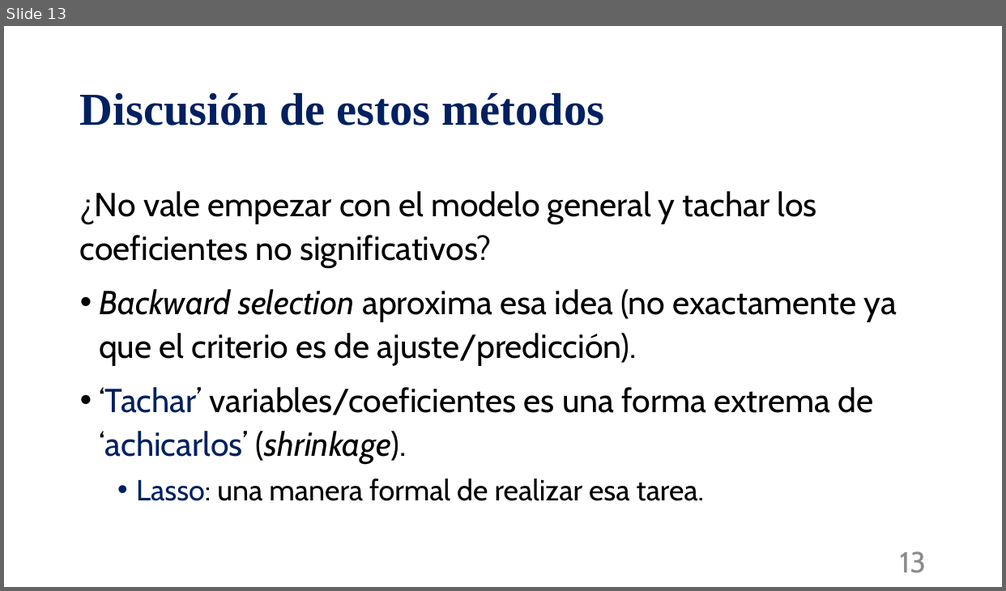
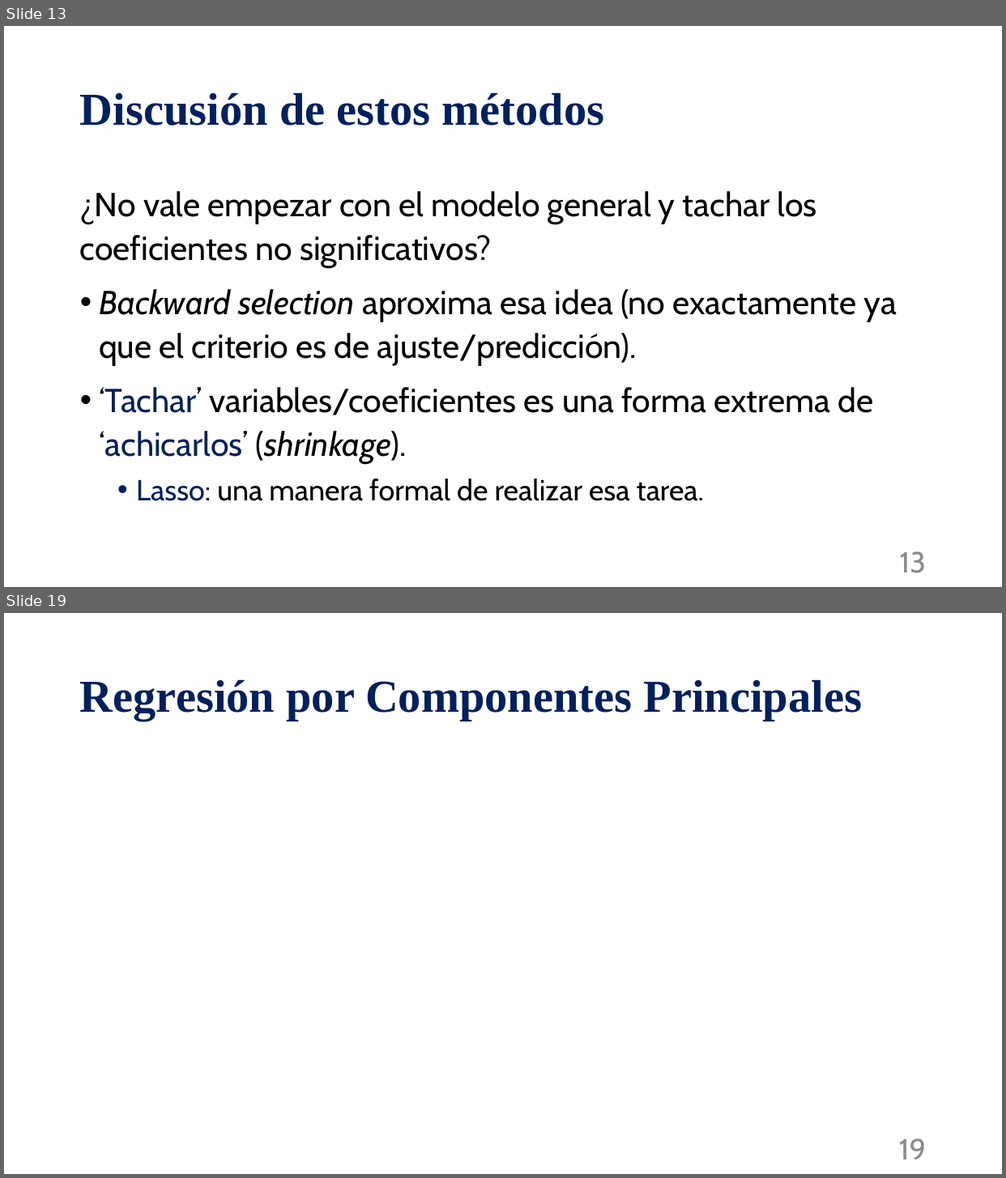
Before and after one commit to mnromero/BigData_UBA, a slide deck: Clase 09. Metodos de Regularizacion_Ridge_LASSO/C09_P2_seleccion_modelos_lineales.pptx. Shown one above the other, each under a label of ours: slide 13 before the commit, slides 13 and 19 after it; the slides between them are not shown. The pictures are 1006x591 and 1006x1178 pixels, drawn with LibreOffice and Linux fonts; fonts in the diff are those of the drawing; grey boxes stand for pictures. Boxes give left, top, right and bottom in pixels: in the first picture for what was removed or moved away, otherwise in the second. Text is boxed around its words. In the diff, an @@ line names an element or a change of style, - is before the commit and + after.

```diff
--- a/Clase 09. Metodos de Regularizacion_Ridge_LASSO/C09_P2_seleccion_modelos_lineales.pptx
+++ b/Clase 09. Metodos de Regularizacion_Ridge_LASSO/C09_P2_seleccion_modelos_lineales.pptx
@@ slide 19 added at <box>4,613,1002,1174</box>, background #FFFFFF @@
@@ title added at <box>80,679,862,721</box>, 44 pt, text #002060, bold @@
+Regresión por Componentes Principales
@@ page number added at <box>899,1139,926,1160</box>, 28 pt, text #8C8C8C @@
+19
```
Also in this commit, not shown: 2 slides changed, 22 other slides added, 2 other files.
